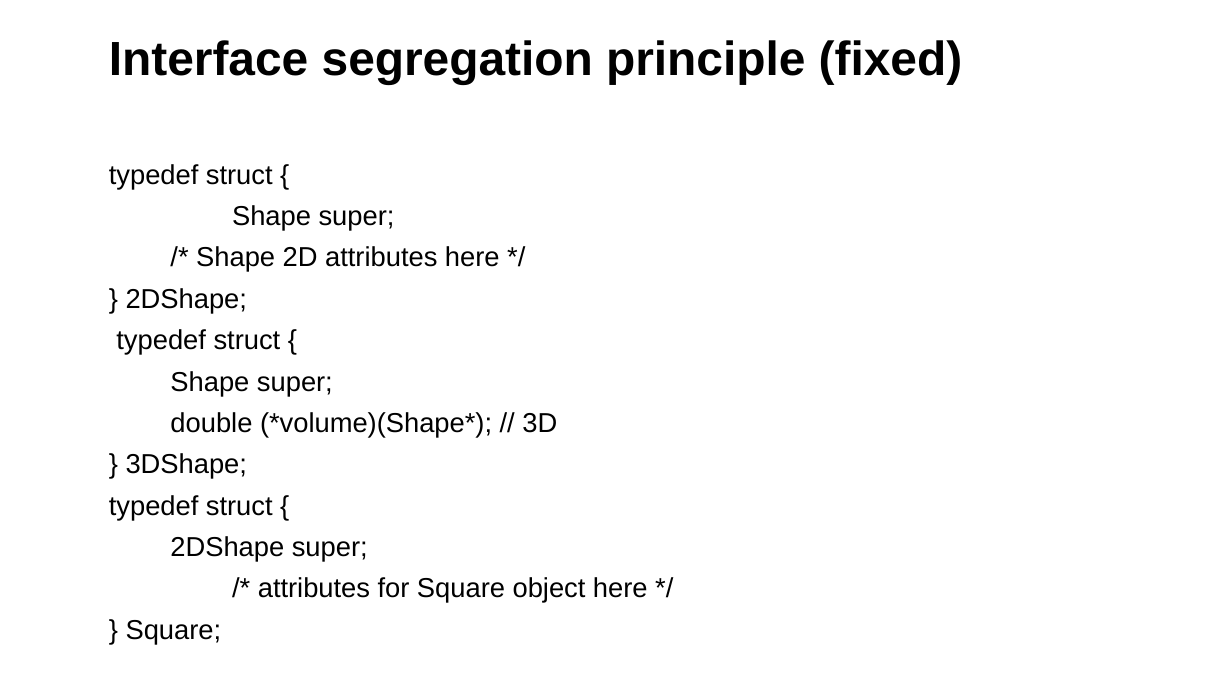
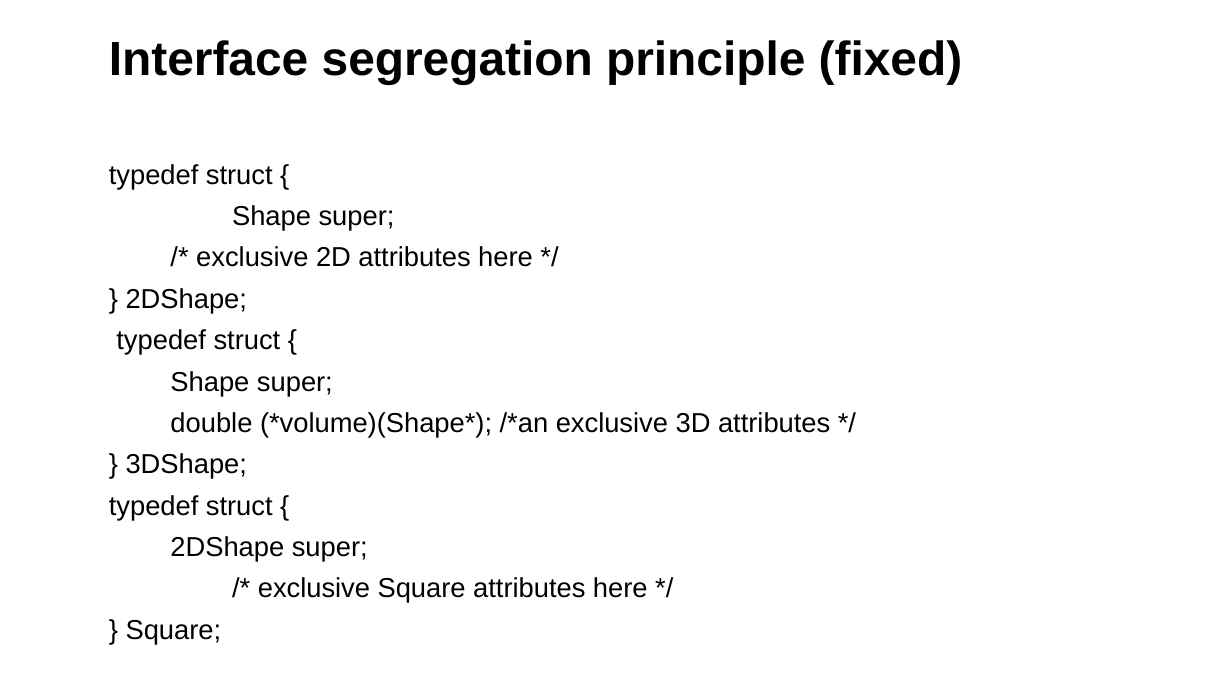
Before and after one commit to middlehuang/portal, a slide deck: slide 30 of CGreen TestDouble ETDD OOC DP ver 0.5.pptx (slide 29 before the commit). Drawn at 1232x693 pixels with LibreOffice and Linux fonts; fonts in the diff are those of the drawing; background and template pictures are left out. Boxes give left, top, right and bottom in pixels: in the first picture for what was removed or moved away, otherwise in the second. Text is boxed around its words. In the diff, an @@ line names an element or a change of style, - is before the commit and + after.

```diff
--- a/CGreen TestDouble ETDD OOC DP ver 0.5.pptx
+++ b/CGreen TestDouble ETDD OOC DP ver 0.5.pptx
@@ text at [196, 246, 533, 267]: text changed @@
-/* Shape 2D attributes here */
+/* exclusive 2D attributes here */
@@ text at [170, 412, 830, 438]: text changed @@
-double (*volume)(Shape*); // 3D
+double (*volume)(Shape*); /*an exclusive 3D attributes */
@@ text at [258, 577, 648, 603]: text changed @@
-/* attributes for Square object here */
+/* exclusive Square attributes here */
```
Also in this commit, not shown: 10 other slides changed, 2 slides added.
